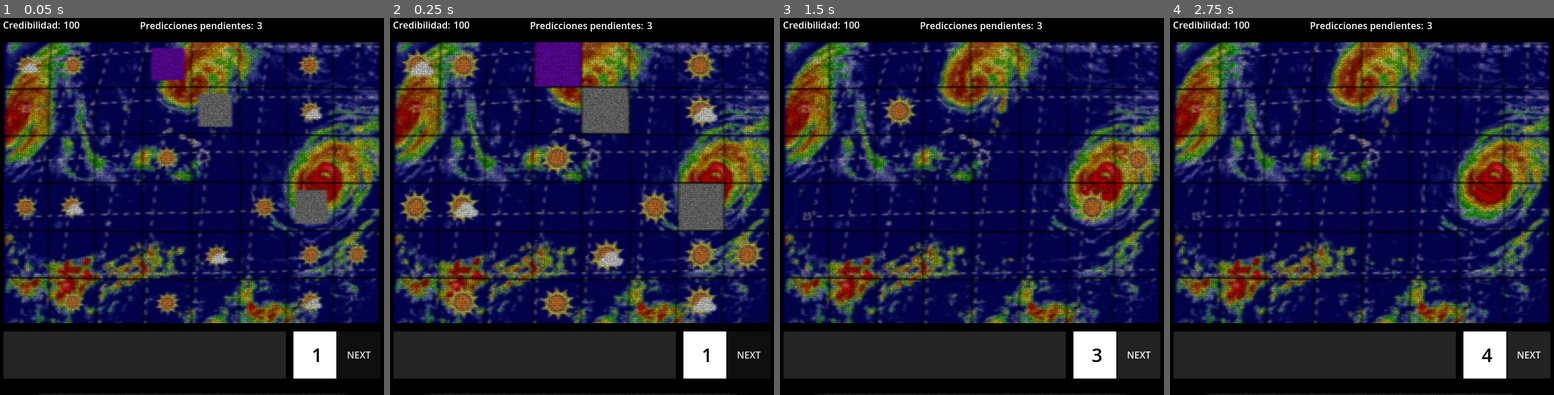
Above: before the commit, frames 1-4 (left to right).
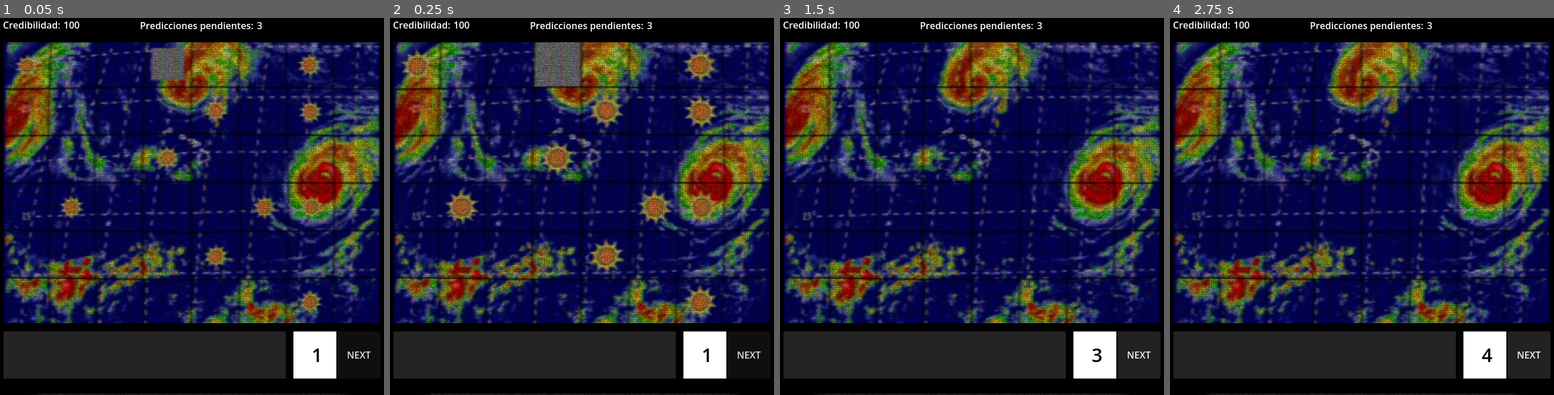
Above: after the commit, the same moments.

Repository: luciacastro2/meteo
Game: Godot game, scene res://scenes/main.tscn
Two runs of this game, one before a commit and one after it. Both use one fixed random seed, a clock stepped at 60 frames per second and the inputs below.
Inputs:
- Up to frame 1 (0.05 s): no input
- Up to frame 2 (0.25 s): no input
- Up to frame 3 (1.5 s): click "NEXT" at 0.5 s; click "NEXT" at 1.25 s
- Up to frame 4 (2.75 s): click "NEXT" at 2 s

The runs differ from the first frame. In frame 1, 4.2% of the frame differs, in the area x 3-97%, y 7-79%; in frame 2, 8.3%, in the area x 2-98%, y 6-81%; in frame 3, 1.2%; in frame 4, nothing differs.

Commit message:
Actualizacion

Diff:
--- a/scenes/weather_simulator.gd
+++ b/scenes/weather_simulator.gd
@@ -7,12 +7,11 @@
 const OFFSET_Y := 60
 
 var weights = {
-	Global.States.CLEAR: 60,
-	Global.States.SUN: 15,
-	Global.States.PARTLY_CLOUD: 10,
-	Global.States.CLOUD: 8,
-	Global.States.RAIN: 5,
-	Global.States.STORM: 2
+	Global.States.CLEAR: 70,
+	Global.States.SUN: 20,
+	Global.States.CLOUD: 15,
+	Global.States.RAIN: 10,
+	Global.States.STORM: 5,
 }
 
 # ******************************************************************
@@ -36,19 +35,41 @@
 var selected_prediction: Prediction = null
 
 
+func calculate_credibility() -> void:
+	for p in predictions.duplicate():
+		var real_state = Global.board[p.position.x][p.position.y].state
+		# Caso 1: todavía está vacía → espera
+		if real_state == Global.States.CLEAR:
+			print("⏳ Predicción en espera en", p.position)
+			continue  # no hacemos nada todavía
+
+		# Caso 2: acierto
+		elif real_state == p.state:
+			# puntos base
+			var points = 5
+			# bonus por esperar varios turnos si la casilla estaba vacía al inicio
+			var turn_delay = Global.Day - p.turn
+			points += turn_delay
+			Global.Credibility += points
+			print("✔ Acierto en", p.position, "+", points, "puntos")
+			# predicción ya se resolvió
+			predictions.erase(p)
+
+		# Caso 3: fallo
+		else:
+			var points = -5
+			Global.Credibility += points
+			print("✘ Fallo en", p.position, points, "puntos")
+			# predicción ya se resolvió
+			predictions.erase(p)
+
+	# Actualizamos UI
+	update_credibility()
+
 func check_predictions() -> void:
-	for p in predictions.duplicate():
-		if p.turn == Global.Day - 1:
-			var real_state = Global.board[p.position.x][p.position.y].state
-			if real_state == p.state:
-				print("✔ Acierto en", p.position)
-				Global.Credibility += 5
-			else:
-				print("✘ Fallo en", p.position)
-				Global.Credibility -= 5
-			predictions.erase(p)
-	update_credibility()
+	calculate_credibility()
 	end_game()
+
 
 # ******************************************************************
 # GLOBAL FUNCTIONS
@@ -161,55 +182,41 @@
 				neighbours += 1
 	return neighbours
 
-
-func decide_weather_state_scaled(row: int, col: int) -> int:
+func decide_weather_state_majority(row: int, col: int) -> int:
 	var current_state = Global.board[row][col].state
-	var level = int(current_state)
-
-	# Recoger niveles de vecinos
-	var neighbor_levels = []
+
+	# Contar los estados de los vecinos
+	var neighbor_counts = {}
 	for i in range(-1, 2):
 		for j in range(-1, 2):
 			if i == 0 and j == 0:
 				continue
 			var r = (row + i + Global.ROWS) % Global.ROWS
 			var c = (col + j + Global.COLS) % Global.COLS
-			neighbor_levels.append(int(Global.board[r][c].state))
-
-	# Media de vecinos
-	var avg_neighbor = 0.0
-	if neighbor_levels.size() > 0:
-		var total = 0
-		for n_level in neighbor_levels:
-			total += n_level
-		avg_neighbor = float(total) / neighbor_levels.size()
-
-	# Diferencia entre vecinos y mi nivel
-	var diff = avg_neighbor - float(level)
-
-	# Cambiar solo si la diferencia es significativa
-	var change = 0
-	if diff > 0.6:
-		change = 1
-	elif diff < -0.6:
-		change = -1
-
-	# Aleatoriedad tipo viento, más suave
-	var wind = randf_range(-0.2, 0.2)
-	var random_factor = randf_range(-0.2, 0.2)
-
-	var final_change = float(change) + wind + random_factor
-
-	# Ajuste de nivel
-	if final_change > 0.5:
-		level = min(level + 1, int(Global.States.STORM))
-	elif final_change < -0.5:
-		# Evitar que baje a CLEAR si ya no estaba CLEAR
-		if current_state != Global.States.CLEAR:
-			level = max(level - 1, int(Global.States.CLEAR))
-	# Si está entre -0.5 y 0.5 → mantiene el mismo estado
-
-	return level
+			var neighbor_state = Global.board[r][c].state
+			if neighbor_counts.has(neighbor_state):
+				neighbor_counts[neighbor_state] += 1
+			else:
+				neighbor_counts[neighbor_state] = 1
+
+	# Determinar el estado más frecuente
+	var majority_state = current_state
+	var max_count = 0
+	for state in neighbor_counts.keys():
+		if neighbor_counts[state] > max_count:
+			max_count = neighbor_counts[state]
+			majority_state = state
+
+	# Ajustar según la mayoría
+	var next_state = current_state
+	if majority_state > current_state:
+		next_state = min(current_state + 1, int(Global.States.STORM))
+	elif majority_state < current_state:
+		next_state = max(current_state - 1, int(Global.States.CLEAR))
+	# Si son iguales → mantiene el estado actual
+
+	return next_state
+
 
 
 func simulate_board() -> void:
@@ -227,12 +234,12 @@
 
 			if current != Global.States.CLEAR:
 				if neighbours == 2 or neighbours == 3:
-					next_state = decide_weather_state_scaled(i, j)
+					next_state = decide_weather_state_majority(i, j)
 				else:
 					next_state = Global.States.CLEAR
 			else:
 				if neighbours == 3:
-					next_state = decide_weather_state_scaled(i, j)
+					next_state = decide_weather_state_majority(i, j)
 				else:
 					next_state = Global.States.CLEAR
 
